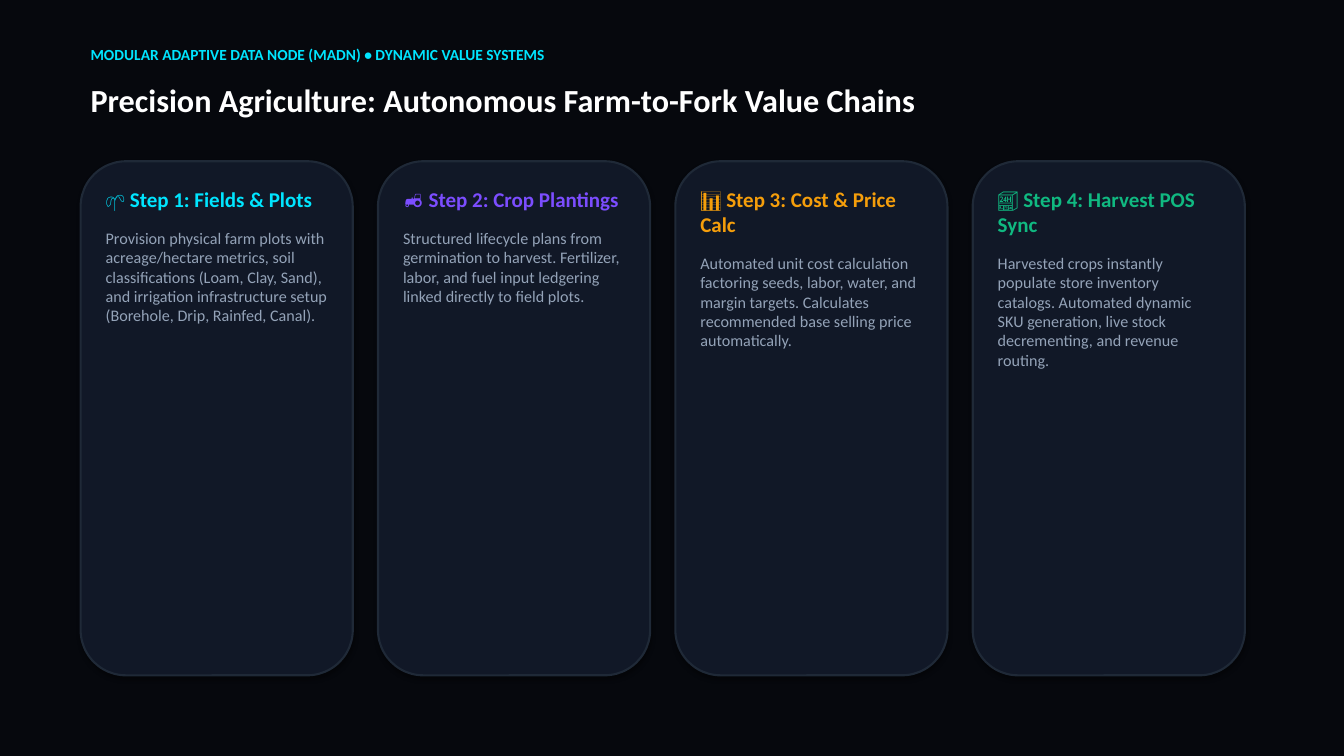
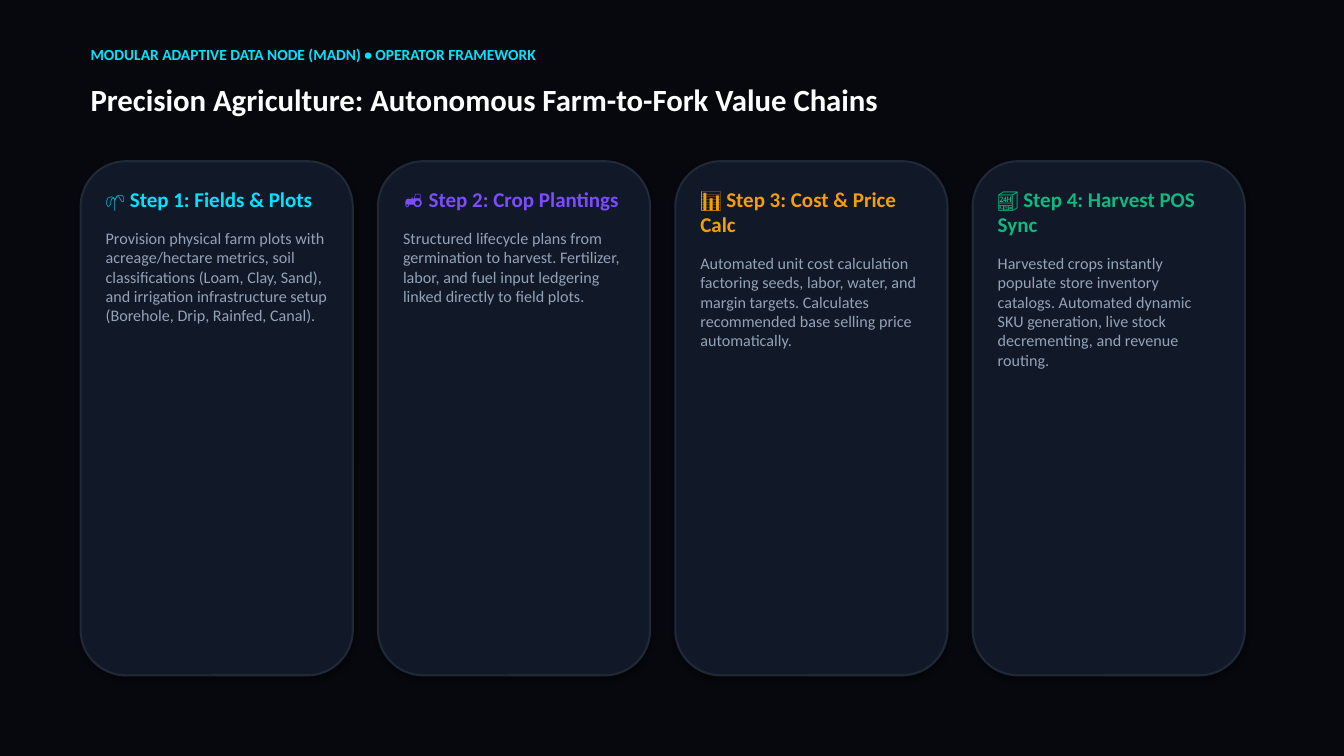
Before and after one commit to pmd742omni/2026-02-15-Sun-2055-Modular-Adaptive-Data-Node--MAD---Node--for-Dynamic-Value-Systems, a slide deck: slide 8 of 01_Documentation_and_Thesis/MADN_Dynamic_Value_Systems_Presentation.pptx. Drawn at 1344x756 pixels with LibreOffice and Linux fonts; fonts in the diff are those of the drawing. Boxes give left, top, right and bottom in pixels: in the first picture for what was removed or moved away, otherwise in the second. Text is boxed around its words. In the diff, an @@ line names an element or a change of style, - is before the commit and + after.

Commit message:
2026-08-27 Thu 0850: Instant Profile Settings Visual Feedback and Refocused Local Operator Presentation (Ukusebenza 1.19.23)

```diff
--- a/01_Documentation_and_Thesis/MADN_Dynamic_Value_Systems_Presentation.pptx
+++ b/01_Documentation_and_Thesis/MADN_Dynamic_Value_Systems_Presentation.pptx
@@ text at (91, 48, 535, 62): text changed @@
-MODULAR ADAPTIVE DATA NODE (MADN) • DYNAMIC VALUE SYSTEMS
+MODULAR ADAPTIVE DATA NODE (MADN) • OPERATOR FRAMEWORK
@@ text "Precision Agriculture: Autonomous Farm-to-Fork Value ..." at (91, 89, 878, 117): size 23 to 22 pt @@
```
Also in this commit, not shown: 10 other slides changed, 8 other files.
